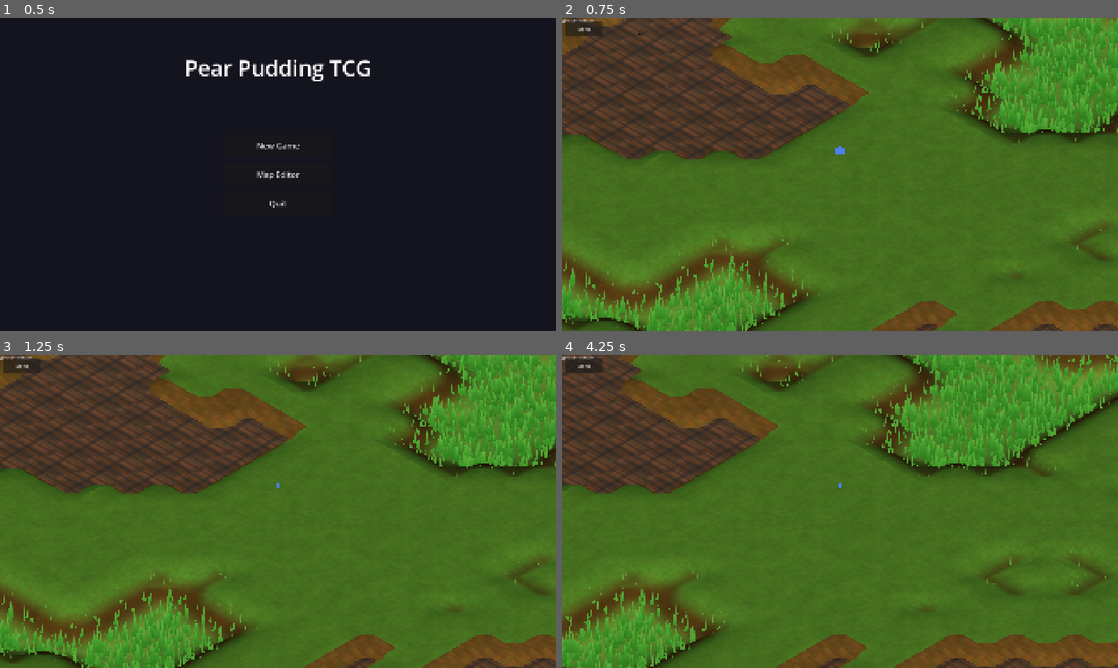
Above: before the commit, frames 1-4 (two rows, left to right).
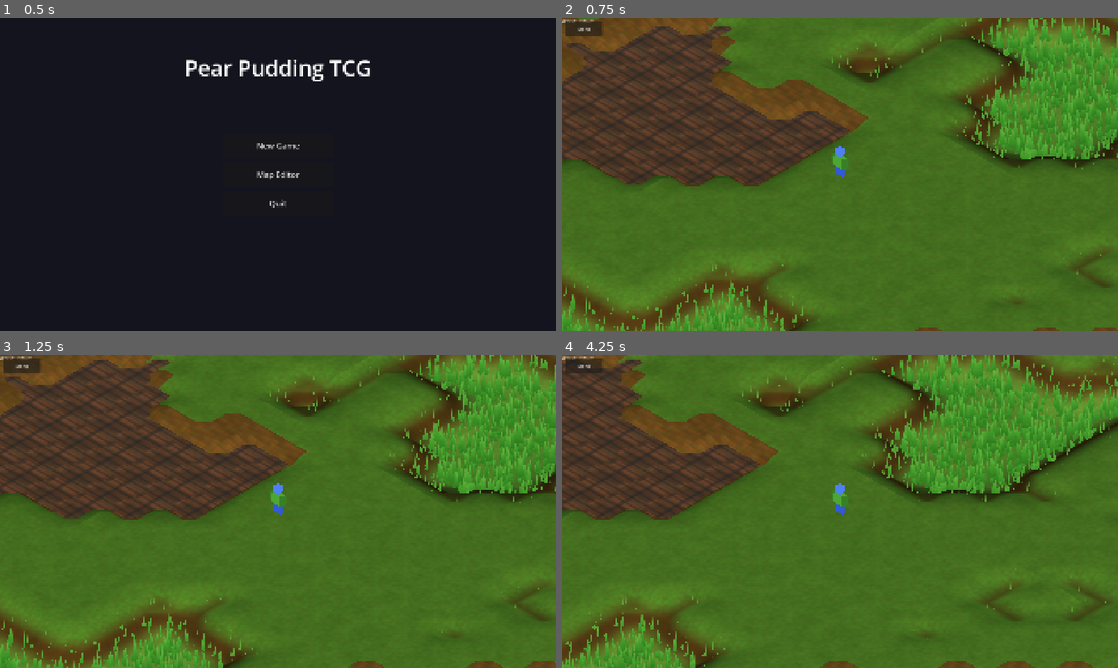
Above: after the commit, the same moments.

Repository: ChrisPauly97/pear-pudding-godot
Game: Godot game, scene res://scenes/ui/MenuScene.tscn
The game is run twice, just before and just after one commit, with the same random seed, the same clock (stepped at 60 frames per second) and the same inputs.
Inputs (mouse positions are in pixels of both pictures, inside the frame that each line leads up to):
- Up to frame 1 (0.5 s): no input
- Up to frame 2 (0.75 s): click "New Game" at 0.5 s
- Up to frame 3 (1.25 s): no input
- Up to frame 4 (4.25 s): click "Menu" at 1.25 s; click "New Game" at 2 s; tap Enter at 2.75 s; move the mouse to (962, 495) at 2.77 s; hold D (move_right) 2.78-3.5 s; hold E (interact) 2.78-3.5 s; click (962, 495) at 2.92 s; tap Space (jump) at 3.02 s; drag from (728, 527) to (812, 574) at 3.52 s

Frame 1 is identical in both runs. In frame 2, 33% of the frame differs, in the area x 0-100%, y 0-100%; in frame 3, 33%; in frame 4, 33%.

Commit message:
Add terrain height collision so player walks on hills
Replace flat BoxShape3D floor collision with HeightMapShape3D that matches
the visual terrain mesh. The player (and entities) now physically interact
with hill elevation instead of walking through hills at y=0.

Changes:
- ChunkRenderer: use HeightMapShape3D built from the same hfield data as
  the terrain mesh (33x33 vertices, step=1.0 — maps directly)
- WorldScene: same for named-map terrain collision (201x201 vertices)
- Add get_terrain_height() to WorldScene that recomputes the smoothstep
  height at any world position, used by both infinite and named-map modes
- All entity spawns (player, enemies, chests, doors) now query terrain
  height and offset Y accordingly

https://claude.ai/code/session_016oqkWS5h5C7RQZ9ZgLiyCV

Diff:
--- a/scenes/world/ChunkRenderer.gd
+++ b/scenes/world/ChunkRenderer.gd
@@ -260,18 +260,22 @@
 	mi.material_override = _terrain_mat
 	add_child(mi)
 
-	# Flat BoxShape3D floor — reliable across all Godot 4 builds.
-	# Hills are visual only; physics floor is flat, consistent with the named-map approach.
-	var chunk_world: float = float(CHUNK_SIZE) * IsoConst.TILE_SIZE
-	var box := BoxShape3D.new()
-	box.size = Vector3(chunk_world, 0.1, chunk_world)
+	# HeightMapShape3D collision so the player walks on top of hills.
+	# hfield is nvx × nvz (33×33) with step=1.0 — matches HeightMapShape3D
+	# requirements (odd, equal width/depth).
+	var hmap := HeightMapShape3D.new()
+	hmap.map_width = nvx
+	hmap.map_depth = nvz
+	hmap.map_data  = hfield
 	var col_node := CollisionShape3D.new()
-	col_node.shape = box
+	col_node.shape = hmap
 	var body := StaticBody3D.new()
 	body.name = "TerrainCollision"
 	body.collision_layer = 2   # terrain layer
 	body.collision_mask  = 0   # terrain doesn't need to detect others
-	body.position = Vector3(chunk_world * 0.5, -0.05, chunk_world * 0.5)
+	# HeightMapShape3D is centered on its own origin; offset to align with mesh
+	var chunk_world: float = float(CHUNK_SIZE) * IsoConst.TILE_SIZE
+	body.position = Vector3(chunk_world * 0.5, 0.0, chunk_world * 0.5)
 	body.add_child(col_node)
 	add_child(body)
 
@@ -395,7 +399,10 @@
 
 func _spawn_enemy(e_data: Dictionary, entity_root: Node3D, world_scene: Node3D) -> void:
 	var node: Node3D = _EnemyScene.instantiate()
-	node.position = Vector3(e_data["x"], 0.5, e_data["z"])
+	var ey: float = 0.5
+	if world_scene.has_method("get_terrain_height"):
+		ey += world_scene.get_terrain_height(float(e_data["x"]), float(e_data["z"]))
+	node.position = Vector3(e_data["x"], ey, e_data["z"])
 	if node.has_method("init_from_data"):
 		node.init_from_data(e_data)
 	if node.has_method("set_player"):
@@ -409,7 +416,10 @@
 
 func _spawn_chest(c_data: Dictionary, entity_root: Node3D, world_scene: Node3D) -> void:
 	var node: Node3D = _ChestScene.instantiate()
-	node.position = Vector3(c_data["x"], 0.25, c_data["z"])
+	var cy: float = 0.25
+	if world_scene.has_method("get_terrain_height"):
+		cy += world_scene.get_terrain_height(float(c_data["x"]), float(c_data["z"]))
+	node.position = Vector3(c_data["x"], cy, c_data["z"])
 	if node.has_method("init_from_data"):
 		node.init_from_data(c_data)
 	_set_visibility_range(node)
--- a/scenes/world/WorldScene.gd
+++ b/scenes/world/WorldScene.gd
@@ -133,7 +133,7 @@
 		px = SaveManager.player_x
 		pz = SaveManager.player_z
 	_player = _create_player_node()
-	_player.position = Vector3(px, 0.5, pz)
+	_player.position = Vector3(px, get_terrain_height(px, pz) + 0.5, pz)
 	_entity_root.add_child(_player)
 	_camera.position = _player.position + Vector3(20, 20, 20)
 
@@ -150,6 +150,38 @@
 	var lz: int = wtz - cz * IsoConst.CHUNK_SIZE
 	var chunk: RefCounted = _chunk_data_cache[key]
 	return chunk.get_tile(lx, lz)
+
+# Compute terrain height at a world position using the same smoothstep
+# algorithm as the mesh builder.  Used for entity placement and physics.
+func get_terrain_height(wx: float, wz: float) -> float:
+	var curve_r: float = HILL_RAMP_R if not infinite else 3.0
+	var peak_h: float = HILL_PEAK_H
+	var tile_check: int = int(ceil(curve_r / IsoConst.TILE_SIZE)) + 1
+	var vtx: int = int(wx / IsoConst.TILE_SIZE)
+	var vtz: int = int(wz / IsoConst.TILE_SIZE)
+	var curve_r_sq: float = curve_r * curve_r
+	var min_dist_sq: float = curve_r_sq
+	for dtz in range(-tile_check, tile_check + 1):
+		for dtx in range(-tile_check, tile_check + 1):
+			var ttx: int = vtx + dtx
+			var ttz: int = vtz + dtz
+			var tile_type: int
+			if infinite:
+				tile_type = get_tile_global(ttx, ttz)
+			else:
+				tile_type = world_map.get_tile(ttx, ttz)
+			if tile_type != IsoConst.TILE_HILL:
+				continue
+			var near_x: float = clamp(wx, float(ttx) * IsoConst.TILE_SIZE, float(ttx + 1) * IsoConst.TILE_SIZE)
+			var near_z: float = clamp(wz, float(ttz) * IsoConst.TILE_SIZE, float(ttz + 1) * IsoConst.TILE_SIZE)
+			var ddx: float = wx - near_x
+			var ddz: float = wz - near_z
+			var dist_sq: float = ddx * ddx + ddz * ddz
+			if dist_sq < min_dist_sq:
+				min_dist_sq = dist_sq
+	var t: float = 1.0 - sqrt(min_dist_sq) / curve_r
+	t = t * t * (3.0 - 2.0 * t)
+	return peak_h * t
 
 func _update_chunks() -> void:
 	if _player == null:
@@ -458,19 +490,21 @@
 	mat.set_shader_parameter("uv_scale", 0.5)
 	return mat
 
-func _build_terrain_collision(_hfield: PackedFloat32Array, _nvx: int, _nvz: int, _step: float) -> void:
-	# Use a simple flat BoxShape3D floor — reliable across all Godot 4 builds.
-	var map_world_x: float = WorldMap.MAP_WIDTH  * IsoConst.TILE_SIZE
-	var map_world_z: float = WorldMap.MAP_HEIGHT * IsoConst.TILE_SIZE
-	var box := BoxShape3D.new()
-	box.size = Vector3(map_world_x, 0.1, map_world_z)
+func _build_terrain_collision(hfield: PackedFloat32Array, nvx: int, nvz: int, _step: float) -> void:
+	var hmap := HeightMapShape3D.new()
+	hmap.map_width = nvx
+	hmap.map_depth = nvz
+	hmap.map_data  = hfield
 	var col := CollisionShape3D.new()
-	col.shape = box
+	col.shape = hmap
 	var body := StaticBody3D.new()
 	body.name = "TerrainCollision"
 	body.collision_layer = 2   # terrain layer
 	body.collision_mask  = 0   # terrain doesn't need to detect others
-	body.position = Vector3(map_world_x * 0.5, -0.05, map_world_z * 0.5)
+	# HeightMapShape3D is centered on its own origin
+	var map_world_x: float = WorldMap.MAP_WIDTH  * IsoConst.TILE_SIZE
+	var map_world_z: float = WorldMap.MAP_HEIGHT * IsoConst.TILE_SIZE
+	body.position = Vector3(map_world_x * 0.5, 0.0, map_world_z * 0.5)
 	body.add_child(col)
 	add_child(body)
 
@@ -553,7 +587,7 @@
 		pz = _get_default_pz()
 
 	_player = _create_player_node()
-	_player.position = Vector3(px, 0.5, pz)
+	_player.position = Vector3(px, get_terrain_height(px, pz) + 0.5, pz)
 	_entity_root.add_child(_player)
 	_camera.position = _player.position + Vector3(20, 20, 20)
 
@@ -586,7 +620,8 @@
 
 func _spawn_enemy(e_data: Dictionary) -> void:
 	var node: Node3D = _EnemyScene.instantiate()
-	node.position = Vector3(e_data["x"], 0.5, e_data["z"])
+	var ey: float = get_terrain_height(float(e_data["x"]), float(e_data["z"])) + 0.5
+	node.position = Vector3(e_data["x"], ey, e_data["z"])
 	if node.has_method("init_from_data"):
 		node.init_from_data(e_data)
 	if node.has_method("set_player") and _player:
@@ -596,7 +631,8 @@
 
 func _spawn_chest(c_data: Dictionary) -> void:
 	var node: Node3D = _ChestScene.instantiate()
-	node.position = Vector3(c_data["x"], 0.25, c_data["z"])
+	var cy: float = get_terrain_height(float(c_data["x"]), float(c_data["z"])) + 0.25
+	node.position = Vector3(c_data["x"], cy, c_data["z"])
 	if node.has_method("init_from_data"):
 		node.init_from_data(c_data)
 	_entity_root.add_child(node)
@@ -604,7 +640,8 @@
 
 func _spawn_door(d_data: Dictionary) -> void:
 	var node: Node3D = _DoorScene.instantiate()
-	node.position = Vector3(d_data["x"], 0.75, d_data["z"])
+	var dy: float = get_terrain_height(float(d_data["x"]), float(d_data["z"])) + 0.75
+	node.position = Vector3(d_data["x"], dy, d_data["z"])
 	if node.has_method("init_from_data"):
 		node.init_from_data(d_data)
 	_entity_root.add_child(node)
